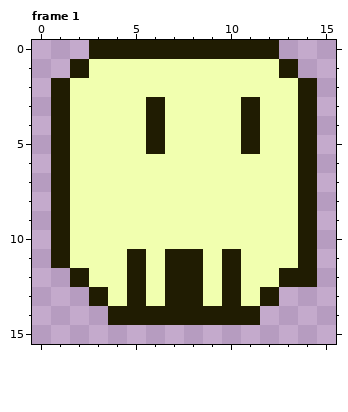
Pixel-art file -- assets/sprites/src/head_side.aseprite. This is how it looked before the edit.
16x16 pixels, 1 frame. Shown: frame 1. The commit also changed other frames, which this record leaves out.
After the commit:
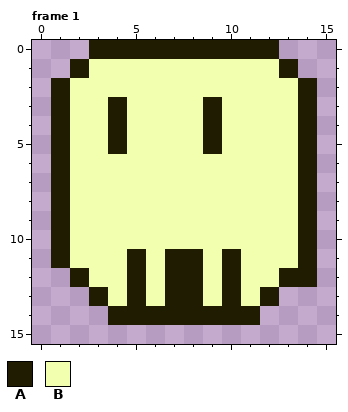
Palette (. is transparent): A #201c02  B #f1ffaf
Difference:
--- frame 1
@@ x 0..15 @@
  2 .ABBBBBBBBBBBBA.
- 3 .ABBBBABBBBABBA.
- 4 .ABBBBABBBBABBA.
- 5 .ABBBBABBBBABBA.
+ 3 .ABBABBBBABBBBA.
+ 4 .ABBABBBBABBBBA.
+ 5 .ABBABBBBABBBBA.
  6 .ABBBBBBBBBBBBA.
